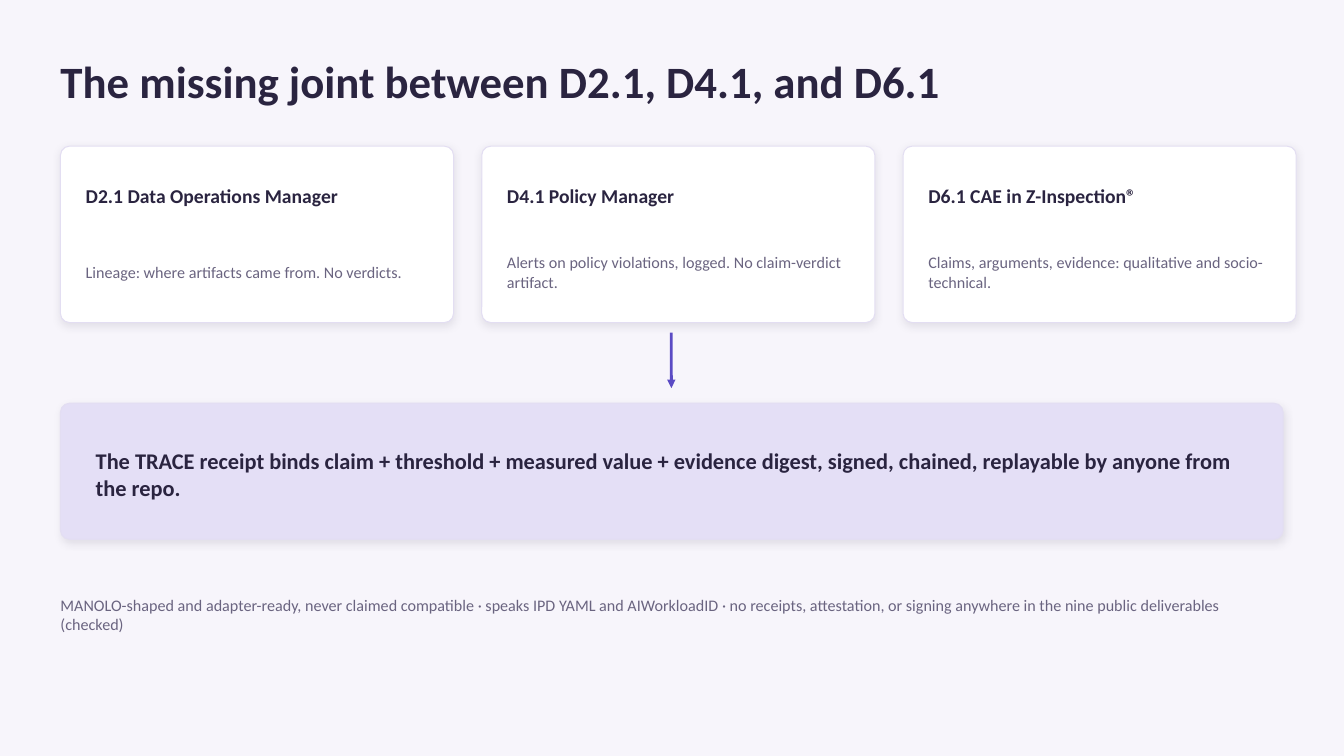
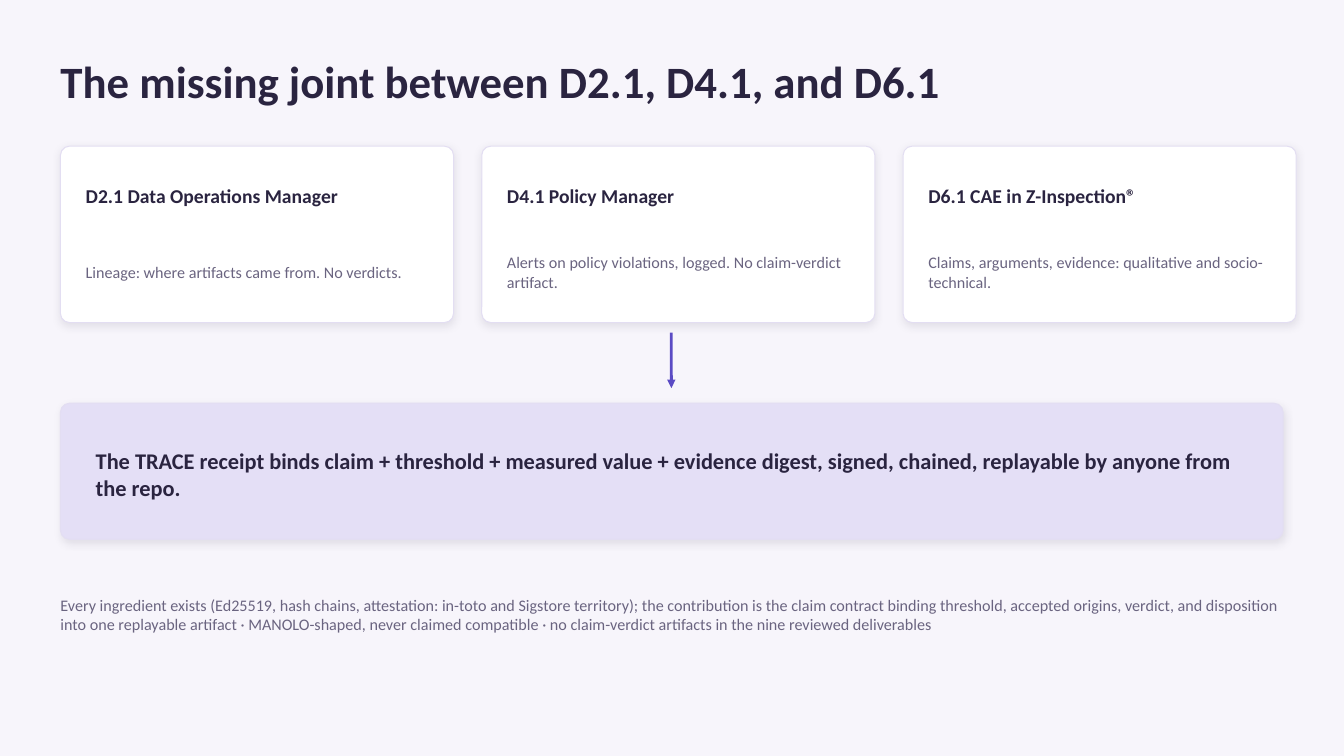
Before and after one commit to adambkovacs/manolo-innovation-lab-bench, a slide deck: slide 6 of presentation.pptx. Drawn at 1344x756 pixels with LibreOffice and Linux fonts; fonts in the diff are those of the drawing. Boxes give left, top, right and bottom in pixels: in the first picture for what was removed or moved away, otherwise in the second. Text is boxed around its words. In the diff, an @@ line names an element or a change of style, - is before the commit and + after.

```diff
--- a/presentation.pptx
+++ b/presentation.pptx
@@ text at <box>60,599,1277,633</box>: text changed @@
-MANOLO-shaped and adapter-ready, never claimed compatible · speaks IPD YAML and AIWorkloadID · no receipts, attestation, or signing anywhere in the nine public deliverables (checked)
+Every ingredient exists (Ed25519, hash chains, attestation: in-toto and Sigstore territory); the contribution is the claim contract binding threshold, accepted origins, verdict, and disposition into one replayable artifact · MANOLO-shaped, never claimed compatible · no claim-verdict artifacts in the nine reviewed deliverables
```
Also in this commit, not shown: 5 other files.
